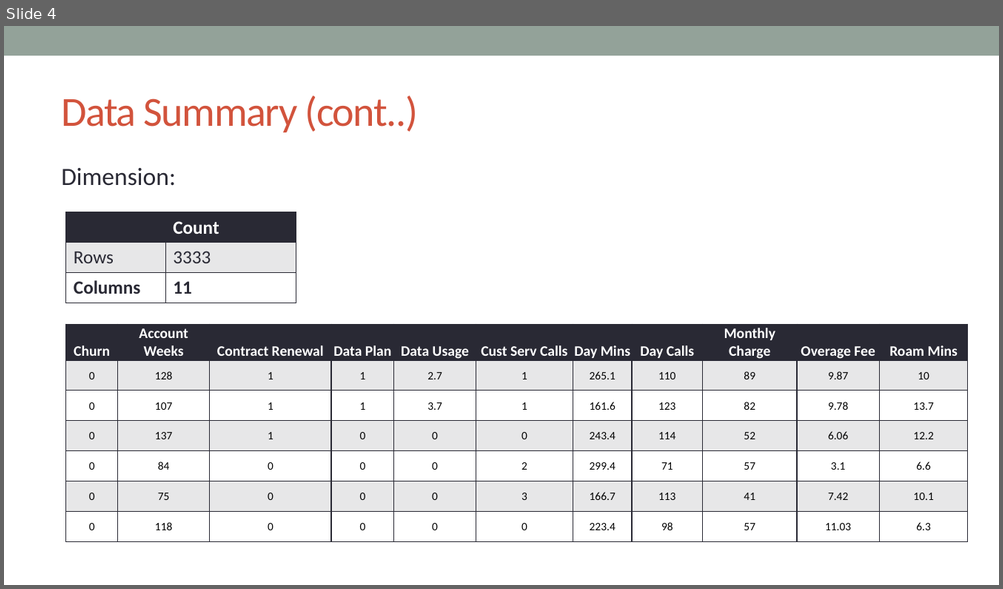
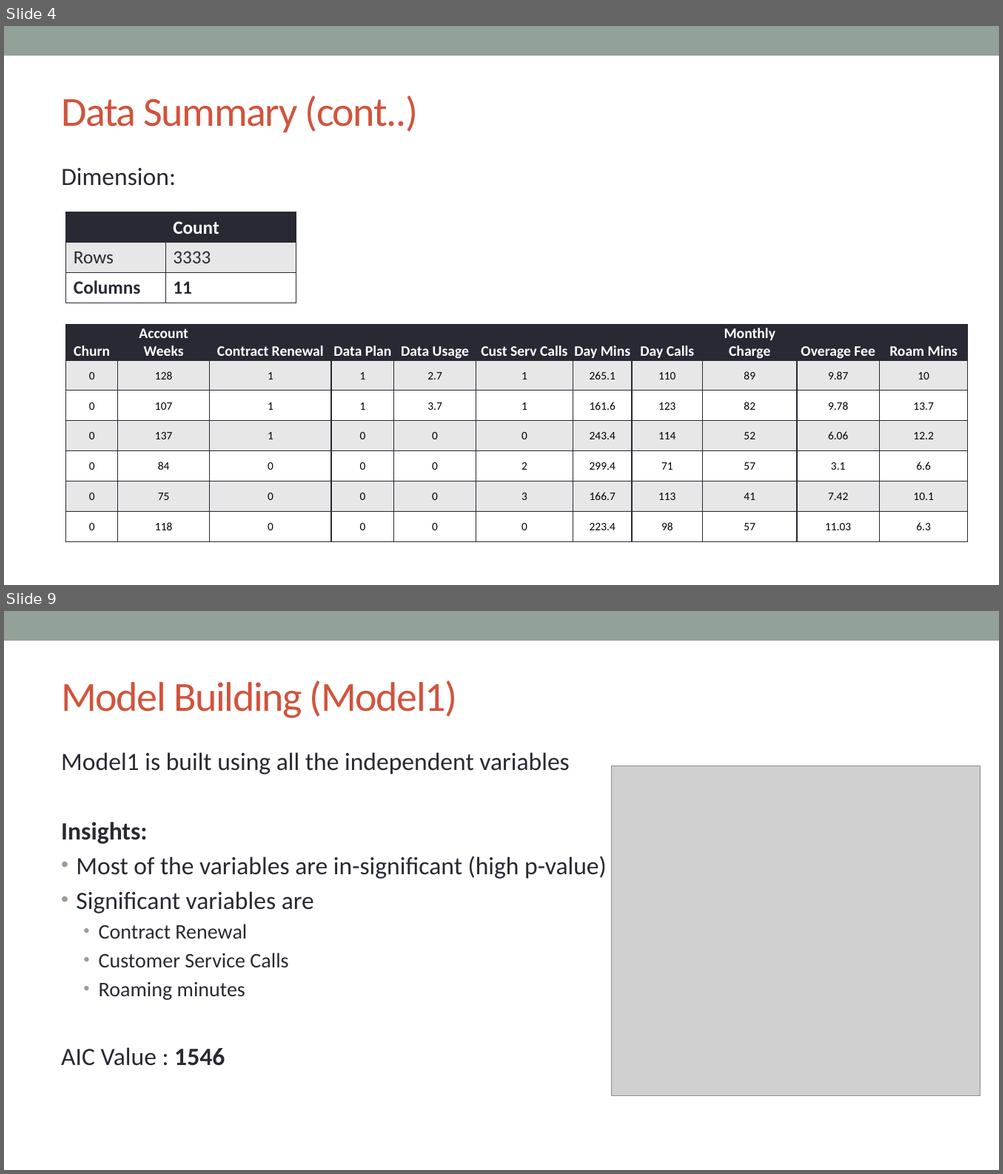
Before and after one commit to VickyVykciV/rProgramming, a slide deck: presentations/Churn_Analysis.pptx. Shown one above the other, each under a label of ours: slide 4 before the commit, slides 4 and 9 after it; the slides between them are not shown. The pictures are 1003x589 and 1003x1174 pixels, drawn with LibreOffice and Linux fonts; fonts in the diff are those of the drawing; grey boxes stand for pictures. Boxes give left, top, right and bottom in pixels: in the first picture for what was removed or moved away, otherwise in the second. Text is boxed around its words. In the diff, an @@ line names an element or a change of style, - is before the commit and + after.

```diff
--- a/presentations/Churn_Analysis.pptx
+++ b/presentations/Churn_Analysis.pptx
@@ slide 9 added at (4, 611, 999, 1170), background #FFFFFF; not listed: 1 template element that a slide beside it also shows @@
@@ title added at (61, 681, 458, 718), 40 pt, text #D2533C @@
+Model Building (Model1)
@@ text added at (61, 752, 606, 1066), 24 pt, text #292934 @@
+Model1 is built using all the independent variables
+Insights:
+• Most of the variables are in-significant (high p-value)
+• Significant variables are
+  • Contract Renewal
+  • Customer Service Calls
+  • Roaming minutes
+AIC Value : 1546
@@ picture added at (612, 766, 980, 1096) @@
```
Also in this commit, not shown: 5 slides changed, 7 other slides added, 6 slides removed, 2 other files.
